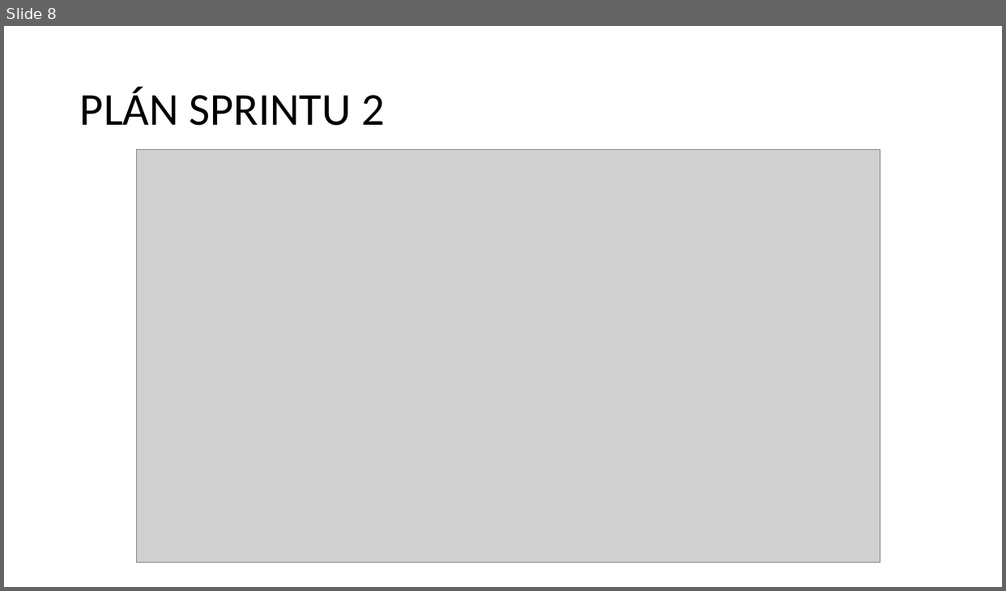
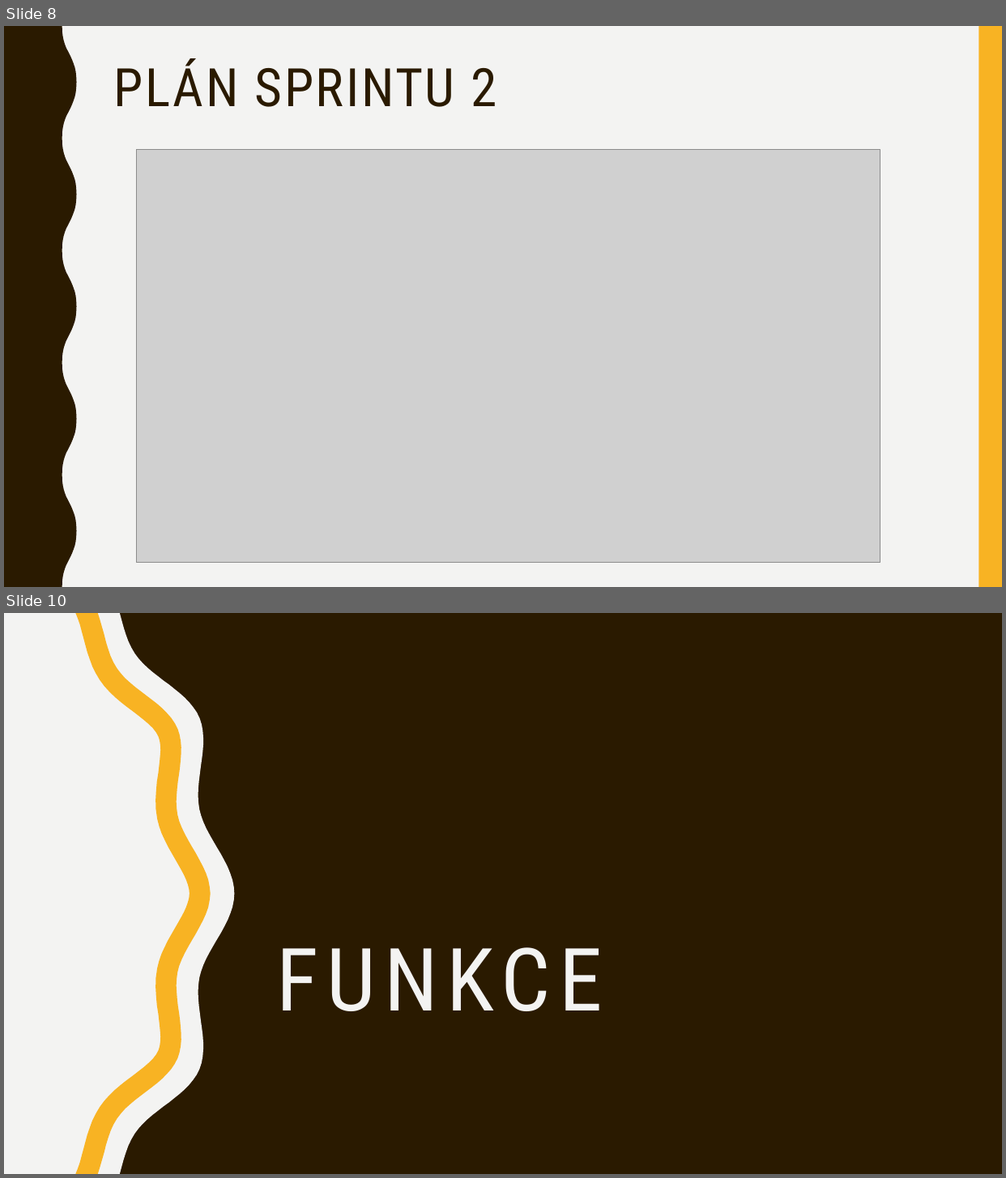
Before and after one commit to hruska07/Apollo13, a slide deck: docs/Apollo 13 - Logos Polytechnikos.pptx. Shown one above the other, each under a label of ours: slide 8 before the commit, slides 8 and 10 after it; the slides between them are not shown. The pictures are 1006x591 and 1006x1178 pixels, drawn with LibreOffice and Linux fonts; fonts in the diff are those of the drawing; grey boxes stand for pictures. Boxes give left, top, right and bottom in pixels: in the first picture for what was removed or moved away, otherwise in the second. Text is boxed around its words. In the diff, an @@ line names an element or a change of style, - is before the commit and + after.

```diff
--- a/docs/Apollo 13 - Logos Polytechnikos.pptx
+++ b/docs/Apollo 13 - Logos Polytechnikos.pptx
@@ slide 10 added at [4,613,1002,1174], background #2A1A00 @@
@@ freeform shape added at [4,613,235,1174], fill #F3F3F2 @@
@@ freeform shape added at [76,613,211,1174], fill #F8B323 @@
@@ title added at [277,948,603,1012], 84 pt, text #F3F3F2 @@
+FUNKCE
@@ slide 8 changed as well @@
@@ background #FFFFFF to #F3F3F2 @@
@@ freeform shape added at [4,26,77,587], fill #2A1A00 @@
@@ rectangle added at [978,26,1002,587], fill #F8B323 @@
@@ title "PLÁN SPRINTU 2": place and size @@
-title "PLÁN SPRINTU 2" at [80,87,385,126]
+title "PLÁN SPRINTU 2" at [114,58,497,107]
@@ title "PLÁN SPRINTU 2" at [114,58,497,107]: size 44 to 51 pt, font Calibri to Roboto Condensed, text colour #000000 to #2A1A00, letter spacing 0 to 2 pt; vertical alignment middle to top @@
```
Also in this commit, not shown: 8 other slides changed, 3 other slides added.
